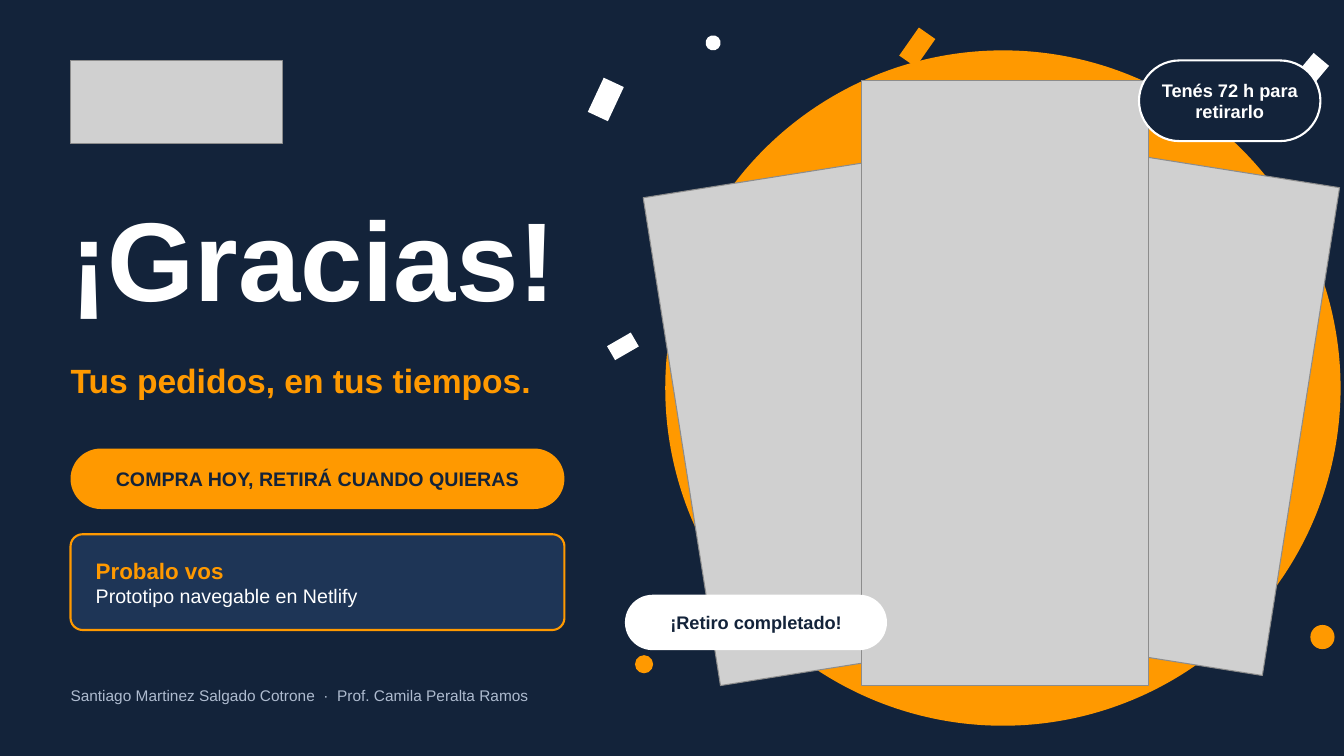
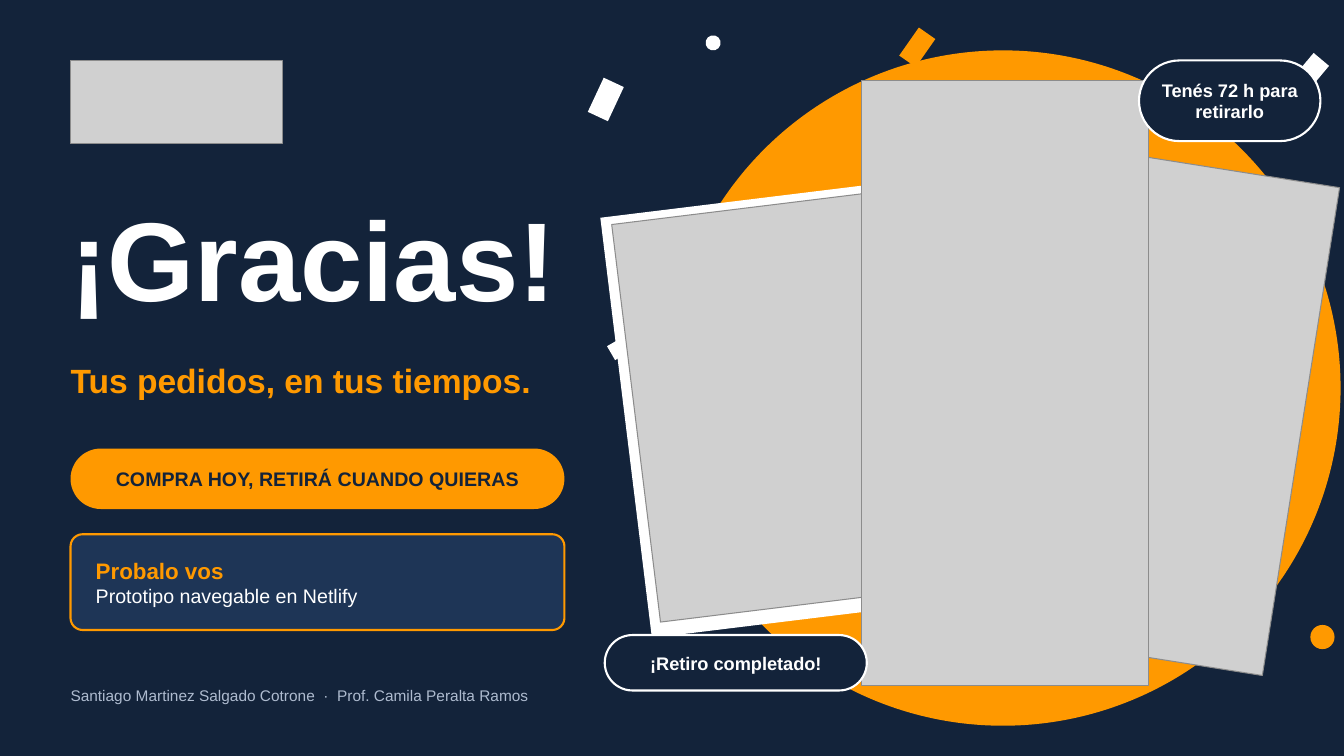
Before and after one commit to ramasalgado/Amazon-Proyecto, a slide deck: slide 15 of presentacion/Amazon-Hub-Locker-presentacion.pptx. Drawn at 1344x756 pixels with LibreOffice and Linux fonts; fonts in the diff are those of the drawing; grey boxes stand for pictures. Boxes give left, top, right and bottom in pixels: in the first picture for what was removed or moved away, otherwise in the second. Text is boxed around its words. In the diff, an @@ line names an element or a change of style, - is before the commit and + after.

```diff
--- a/presentacion/Amazon-Hub-Locker-presentacion.pptx
+++ b/presentacion/Amazon-Hub-Locker-presentacion.pptx
@@ rectangle added at [601,179,972,638], fill #FFFFFF @@
@@ picture at [612,188,961,622]: rotation 351 to 353 degrees @@
@@ text "¡Retiro completado!": place and size @@
-text "¡Retiro completado!" at [670,615,842,633]
+text "¡Retiro completado!" at [650,656,822,674]
@@ rounded rectangle: place and size @@
-rounded rectangle at [625,595,887,650]
+rounded rectangle at [605,635,867,691]
@@ text "¡Retiro completado!" at [650,656,822,674]: text colour #13233A to #FFFFFF @@
@@ rounded rectangle at [605,635,867,691]: fill #FFFFFF to #13233A; outline none to #FFFFFF 1.5 pt @@
@@ ellipse removed at [632,652,657,677] @@
```
Also in this commit, not shown: 1 other file.
